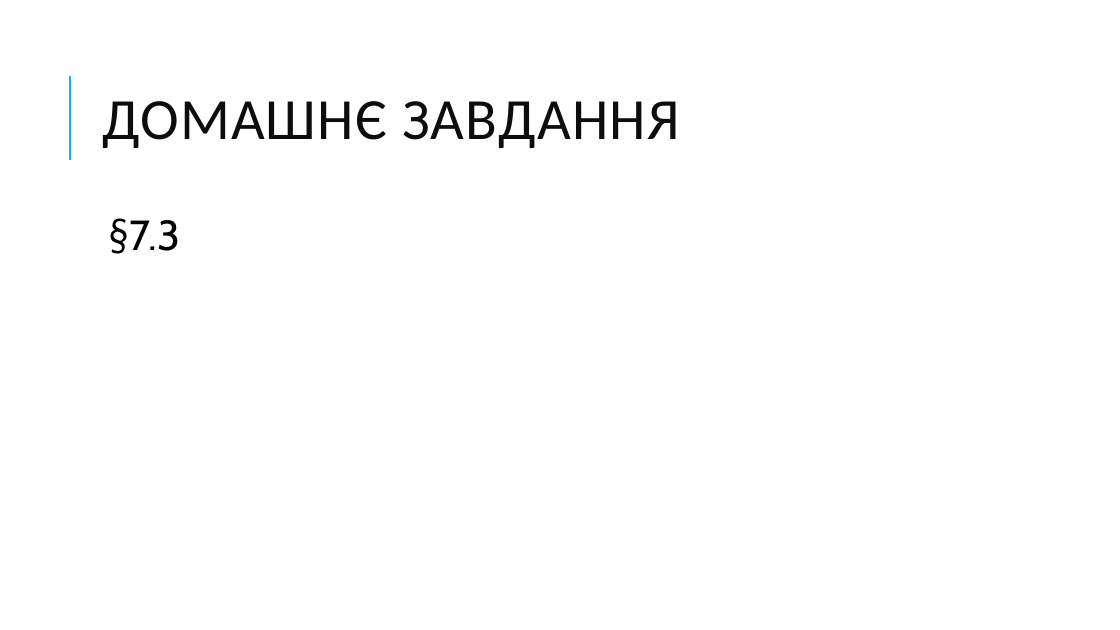
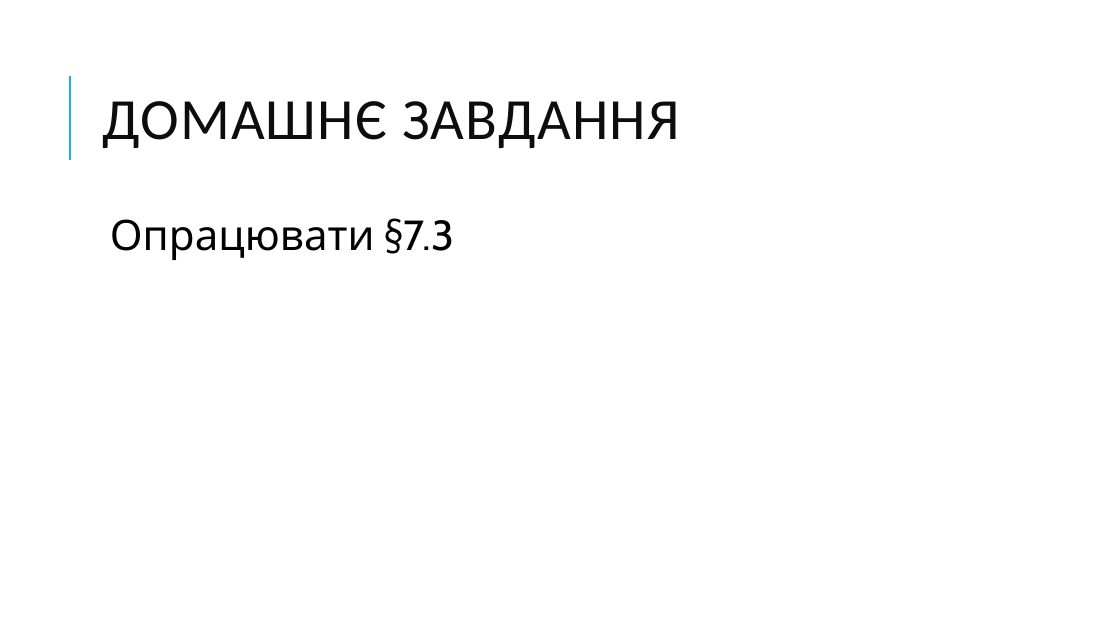
Before and after one commit to Zelenskiy/informatics_10_prof, a slide deck: slide 6 of Урок 43, 44. Композиційний підхід в ООП мовою Python/Композиційний підхід в ООП мовою Python.pptx. Drawn at 1120x630 pixels with LibreOffice and Linux fonts; fonts in the diff are those of the drawing; background and template pictures are left out. Boxes give left, top, right and bottom in pixels: in the first picture for what was removed or moved away, otherwise in the second. Text is boxed around its words. In the diff, an @@ line names an element or a change of style, - is before the commit and + after.

```diff
--- a/Урок 43, 44. Композиційний підхід в ООП мовою Python/Композиційний підхід в ООП мовою Python.pptx
+++ b/Урок 43, 44. Композиційний підхід в ООП мовою Python/Композиційний підхід в ООП мовою Python.pptx
@@ text at [110,218,454,260]: text changed @@
-  §7.3
+  Опрацювати §7.3
```
Also in this commit, not shown: 2 other slides changed, 6 other files.
